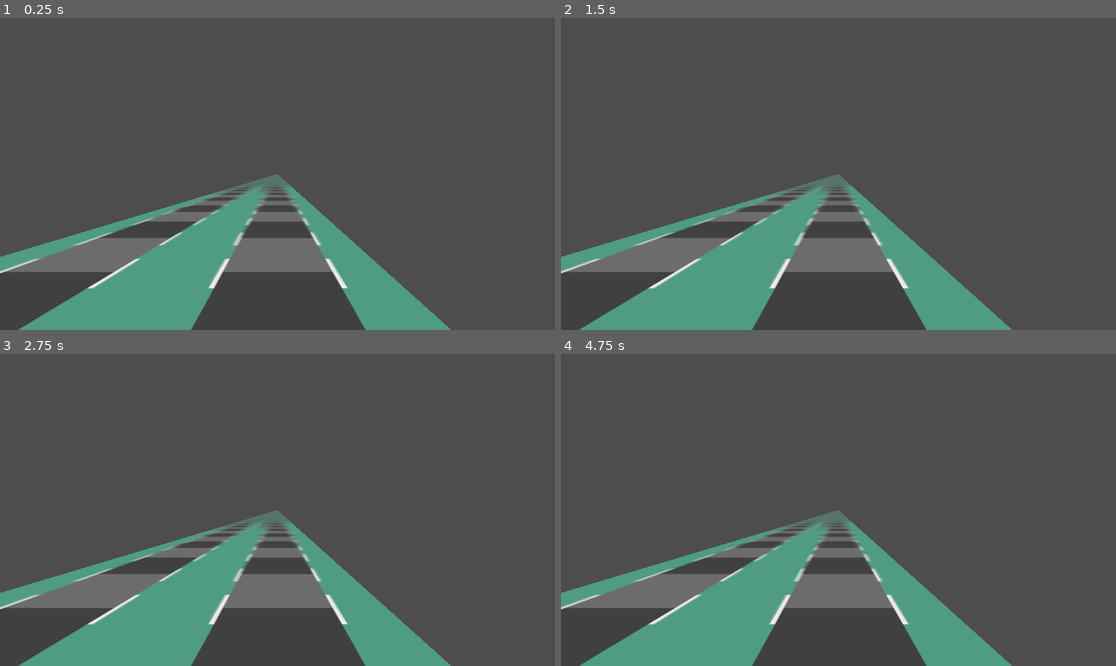
Above: before the commit, frames 1-4 (two rows, left to right).
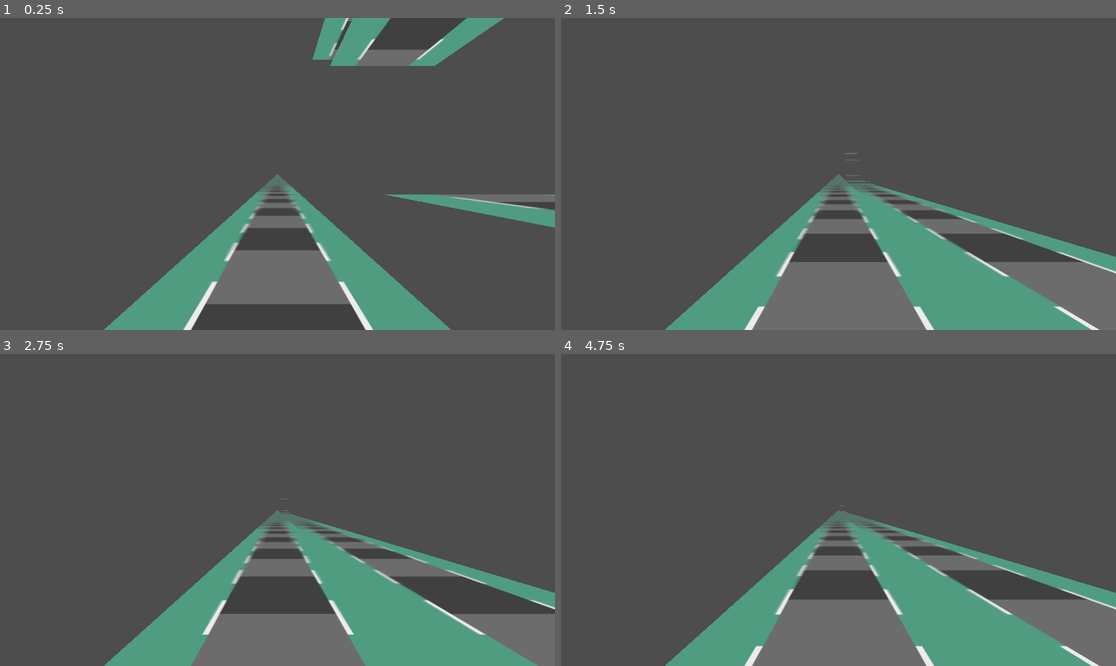
Above: after the commit, the same moments.

Repository: macmist/game-off-2026-shift
Game: Godot game, scene res://main.tscn
The game is run twice, just before and just after one commit, with the same random seed, the same clock (stepped at 60 frames per second) and the same inputs.
Inputs:
- Up to frame 1 (0.25 s): no input
- Up to frame 2 (1.5 s): no input
- Up to frame 3 (2.75 s): no input
- Up to frame 4 (4.75 s): no input

The runs differ from the first frame. In frame 1, 16% of the frame differs, in the area x 0-100%, y 0-100%; in frame 2, 23%; in frame 3, 23%; in frame 4, 23%, in the area x 0-100%, y 48-100%.

Commit message:
feat: small animation

Diff:
--- a/main.tscn
+++ b/main.tscn
@@ -15,7 +15,8 @@
 transform = Transform3D(-1, 0, -8.74228e-08, 0, 1, 0, 8.74228e-08, 0, -1, 0, 1.01782, -1.55062)
 current = true
 
-[node name="RoadSpawner" parent="." unique_id=1628805288 instance=ExtResource("2_fro5w")]
+[node name="RoadSpawner" parent="." unique_id=1628805288 node_paths=PackedStringArray("camera") instance=ExtResource("2_fro5w")]
+camera = NodePath("../Player/Camera3D")
 
 [node name="Road" type="Node3D" parent="RoadSpawner" unique_id=749921021 instance=ExtResource("3_lquwl")]
 script = ExtResource("5_272bh")
--- a/player.gd
+++ b/player.gd
@@ -2,5 +2,5 @@
 
 
 func _process(delta: float) -> void:
-	# position.z += delta * 2
+	position.z += delta * 20
 	pass
--- a/road.gd
+++ b/road.gd
@@ -11,9 +11,24 @@
 	var size_3d = lane.texture.get_height() * lane.pixel_size
 	return size_3d
 
-func add_lane():
+func add_lane(animate: bool = false):
 	var new_lane = lane_scene.instantiate()
 	$Lanes.add_child(new_lane)
 	var width = new_lane.texture.get_width() * new_lane.pixel_size
-	new_lane.position.x = num_lanes * width
+	new_lane.position.x = -num_lanes * width
 	num_lanes += 1
+	if animate:
+		animate_lane(new_lane)
+
+
+func animate_lane(lane: Sprite3D) -> void:
+	var target_y := lane.position.y
+	lane.position.y += 5.0
+
+	var tween := create_tween()
+	tween.tween_property(
+		lane,
+		"position:y",
+		target_y,
+		0.4
+	).set_trans(Tween.TRANS_BOUNCE).set_ease(Tween.EASE_OUT)
--- a/road_spawner.gd
+++ b/road_spawner.gd
@@ -7,6 +7,7 @@
 
 @export var size: int = 500
 var road: PackedScene = load("res://road.tscn")
+@export var camera: Camera3D
 
 
 func generate_sprites():
@@ -29,6 +30,10 @@
 
 
 func add_lanes():
-	for croad in get_children():
+	for i in get_child_count():
+		var croad: Road = get_child(i)
 		if croad is Road:
-			croad.add_lane()
+			var tween := create_tween()
+			tween.tween_interval(i * 0.05)
+			tween.tween_callback(func ():
+				croad.add_lane(camera and camera.is_position_in_frustum(croad.global_position)))
